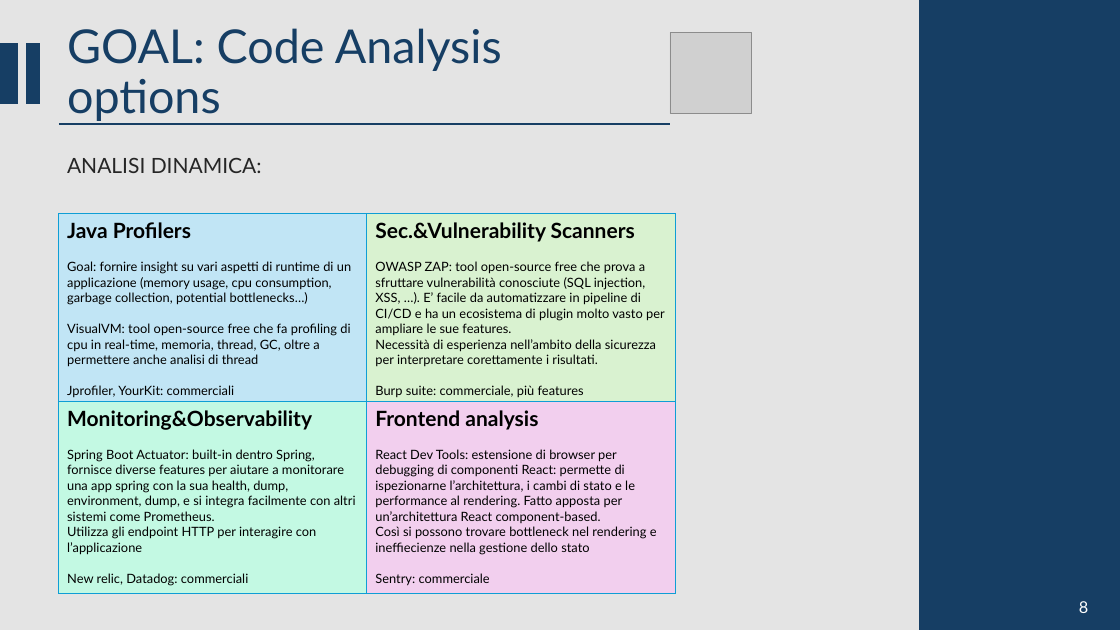
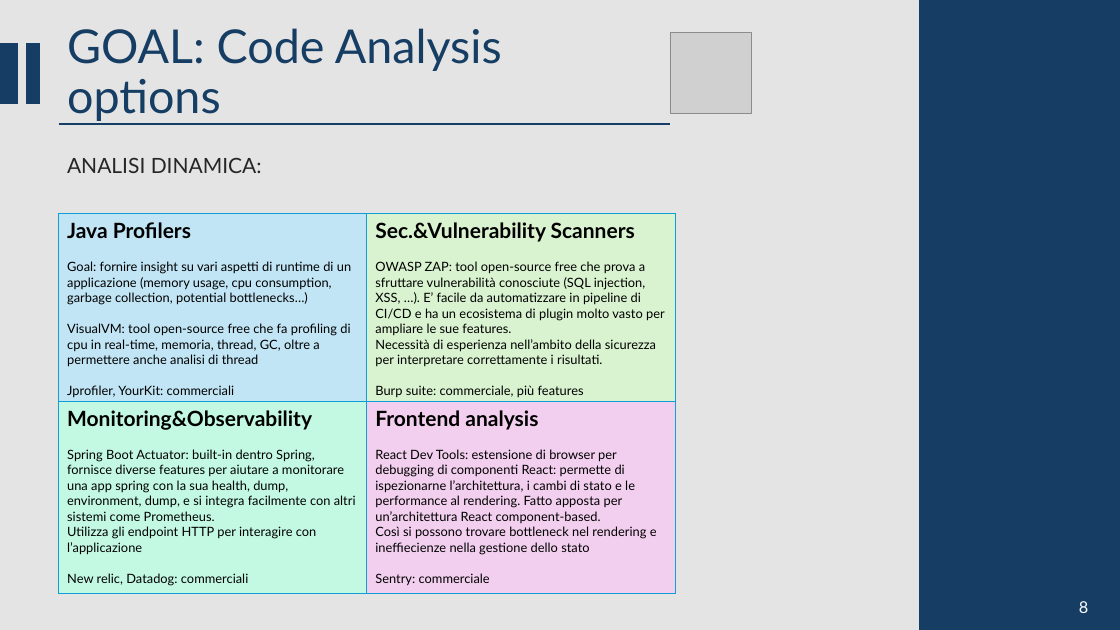
Before and after one commit to CSW-Teams/MS3-docs, a slide deck: slide 8 of ShiftsHappen/Sprint 2/CSW Sprint 2.pptm. Drawn at 1120x630 pixels with LibreOffice and Linux fonts; fonts in the diff are those of the drawing; grey boxes stand for pictures. Boxes give left, top, right and bottom in pixels: in the first picture for what was removed or moved away, otherwise in the second. Text is boxed around its words. In the diff, an @@ line names an element or a change of style, - is before the commit and + after.

```diff
--- a/ShiftsHappen/Sprint 2/CSW Sprint 2.pptm
+++ b/ShiftsHappen/Sprint 2/CSW Sprint 2.pptm
@@ table at (59, 214, 676, 594) @@
-row 1, column 2: Sec.&Vulnerability Scanners / OWASP ZAP: tool open-source free che prova a sfruttare vulnerabilità conosciute (SQL injection, XSS, …). E’ facile da automatizzare in pipeline di CI/CD e ha un ecosistema di plugin molto vasto per ampliare le sue features. / Necessità di esperienza nell’ambito della sicurezza per interpretare corettamente i risultati. / Burp suite: commerciale, più features
+row 1, column 2: Sec.&Vulnerability Scanners / OWASP ZAP: tool open-source free che prova a sfruttare vulnerabilità conosciute (SQL injection, XSS, …). E’ facile da automatizzare in pipeline di CI/CD e ha un ecosistema di plugin molto vasto per ampliare le sue features. / Necessità di esperienza nell’ambito della sicurezza per interpretare correttamente i risultati. / Burp suite: commerciale, più features
```
Also in this commit, not shown: 3 other slides changed.
